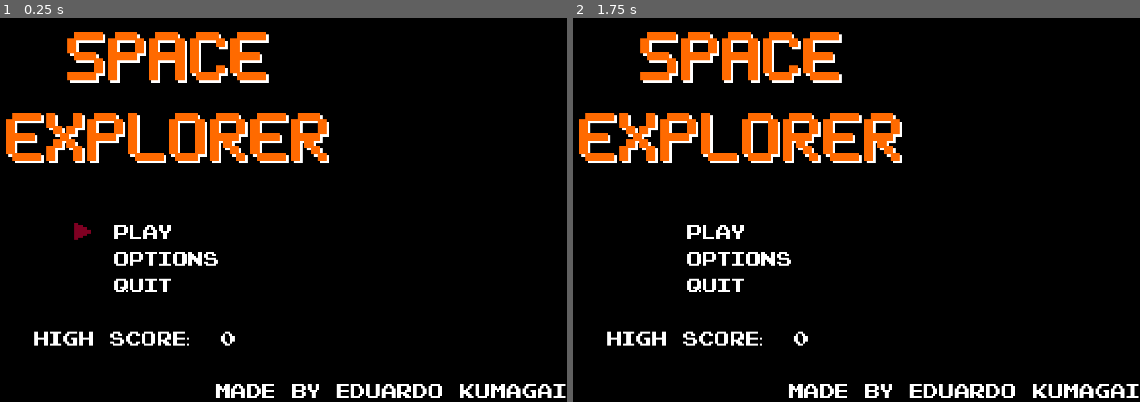
Above: before the commit, frames 1-2 (left to right).
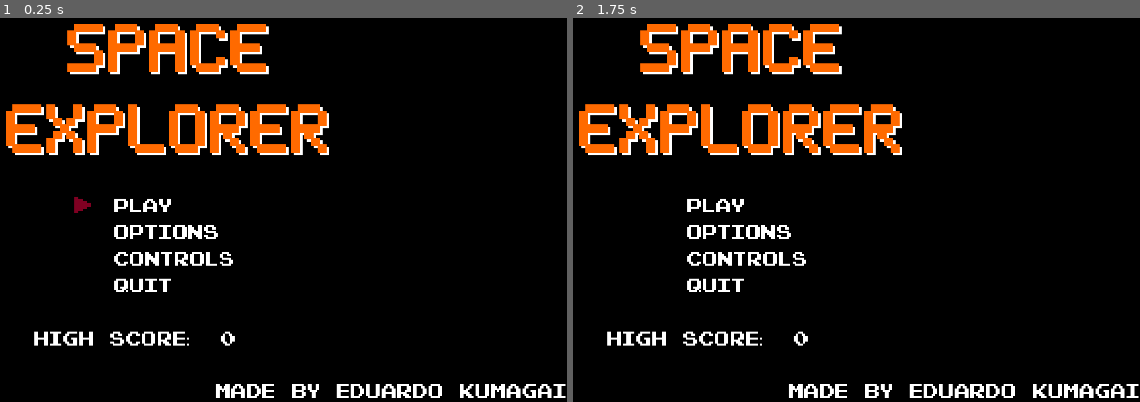
Above: after the commit, the same moments.

Repository: ekumagair/Space-Explorer-Godot
Game: Godot game, scene res://Scenes/MainMenu.tscn
Same seed, same stepped clock (60 frames per second), same inputs: the game is played once before the commit and once after it. Sound files missing from this copy of the repository are replaced by a short silence.
Inputs:
- Up to frame 1 (0.25 s): no input
- Up to frame 2 (1.75 s): tap Enter (ui_accept) at 0.5, 0.8, 1.25, 1.35 s; hold Right (WalkRight) from 0.53 s (still down); tap Z (Fire) at 0.6 s; tap X (Jump) at 0.77, 1.52 s; tap Delete (ui_text_delete) at 1.55 s

The runs differ from the first frame. In frame 1, 9.0% of the frame differs, in the area x 1-59%, y 1-65%; in frame 2, 8.9%.

Commit message:
Pause and controls menu
Game can be paused. Controls can be viewed on the main menu. The player can press Esc while the game is paused to quit to the main menu.

Diff:
--- a/Prefabs/Canvas.tscn
+++ b/Prefabs/Canvas.tscn
@@ -109,6 +109,27 @@
 text = "1"
 vertical_alignment = 1
 
+[node name="PauseText" type="Label" parent="Control"]
+layout_mode = 1
+anchors_preset = 8
+anchor_left = 0.5
+anchor_top = 0.5
+anchor_right = 0.5
+anchor_bottom = 0.5
+offset_left = -128.0
+offset_top = -64.0
+offset_right = 128.0
+offset_bottom = 64.0
+grow_horizontal = 2
+grow_vertical = 2
+size_flags_horizontal = 0
+size_flags_vertical = 0
+theme_override_fonts/font = ExtResource("2_qwg52")
+theme_override_font_sizes/font_size = 48
+text = "PAUSED"
+horizontal_alignment = 1
+vertical_alignment = 1
+
 [node name="HpContainer" type="HBoxContainer" parent="Control"]
 layout_mode = 0
 offset_left = 208.0
--- a/Prefabs/MenuButton.tscn
+++ b/Prefabs/MenuButton.tscn
@@ -1,9 +1,10 @@
-[gd_scene load_steps=10 format=3 uid="uid://ciqokxs6mt5ig"]
+[gd_scene load_steps=11 format=3 uid="uid://ciqokxs6mt5ig"]
 
 [ext_resource type="FontFile" uid="uid://d1kywbr0fhlr4" path="res://Fonts/Pixel_NES.otf" id="1_4iwnf"]
 [ext_resource type="AudioStream" uid="uid://cf86cda5aeplb" path="res://Audio/ButtonPress.wav" id="2_o18hg"]
 [ext_resource type="Script" path="res://Scripts/MenuButtonScript.gd" id="2_qiu4w"]
 [ext_resource type="AudioStream" uid="uid://bhbf68g5u2ce" path="res://Audio/ButtonSelect.wav" id="3_nvk50"]
+[ext_resource type="AudioStream" uid="uid://b26t5sp4gp0rm" path="res://Audio/Deny.wav" id="5_h3oor"]
 
 [sub_resource type="StyleBoxEmpty" id="StyleBoxEmpty_ysb8q"]
 
@@ -44,4 +45,8 @@
 stream = ExtResource("2_o18hg")
 volume_db = -4.0
 
+[node name="SoundDeny" type="AudioStreamPlayer" parent="."]
+stream = ExtResource("5_h3oor")
+volume_db = -4.0
+
 [connection signal="focus_entered" from="." to="." method="_on_focus_entered"]
--- /dev/null
+++ b/Prefabs/Pause.tscn
@@ -0,0 +1,11 @@
+[gd_scene load_steps=3 format=3 uid="uid://1aj20w8p5xbv"]
+
+[ext_resource type="Script" path="res://Scripts/Pause.gd" id="1_p42o5"]
+[ext_resource type="AudioStream" uid="uid://dml3ax8b7k5ub" path="res://Audio/Pause.wav" id="2_fhsq5"]
+
+[node name="Pause" type="Node"]
+script = ExtResource("1_p42o5")
+
+[node name="Sound" type="AudioStreamPlayer" parent="."]
+stream = ExtResource("2_fhsq5")
+volume_db = -6.0
--- a/Scenes/Level0.tscn
+++ b/Scenes/Level0.tscn
@@ -7,6 +7,7 @@
 [ext_resource type="PackedScene" uid="uid://c7u643asymeti" path="res://Prefabs/Canvas.tscn" id="4_wlnhk"]
 [ext_resource type="PackedScene" uid="uid://33fio3syypdc" path="res://Prefabs/Background.tscn" id="5_k3o5c"]
 [ext_resource type="PackedScene" uid="uid://dxm28lsttm81m" path="res://Prefabs/Music.tscn" id="7_hb7ra"]
+[ext_resource type="PackedScene" uid="uid://1aj20w8p5xbv" path="res://Prefabs/Pause.tscn" id="8_3u3bm"]
 
 [node name="Level0" type="Node2D"]
 
@@ -30,6 +31,8 @@
 
 [node name="Music" parent="." instance=ExtResource("7_hb7ra")]
 
+[node name="Pause" parent="." instance=ExtResource("8_3u3bm")]
+
 [node name="Group - Items" type="Node2D" parent="."]
 
 [node name="Group - Enemies" type="Node2D" parent="."]
--- a/Scenes/Level1.tscn
+++ b/Scenes/Level1.tscn
@@ -9,6 +9,7 @@
 [ext_resource type="PackedScene" uid="uid://chq10t7eujk2b" path="res://Prefabs/CrystalYellow.tscn" id="6_s2ift"]
 [ext_resource type="PackedScene" uid="uid://dxm28lsttm81m" path="res://Prefabs/Music.tscn" id="7_gf526"]
 [ext_resource type="PackedScene" uid="uid://ndippmcrrah6" path="res://Prefabs/Enemies/Slime.tscn" id="8_5k6jv"]
+[ext_resource type="PackedScene" uid="uid://1aj20w8p5xbv" path="res://Prefabs/Pause.tscn" id="8_32vx7"]
 [ext_resource type="PackedScene" uid="uid://d1idgvaxfs6kh" path="res://Prefabs/CrystalOrange.tscn" id="8_bxqdg"]
 [ext_resource type="PackedScene" uid="uid://bh12rm5m0tjph" path="res://Prefabs/ItemHealth.tscn" id="9_ms82d"]
 [ext_resource type="PackedScene" uid="uid://02s10kmad6rg" path="res://Prefabs/Enemies/SlimeFast.tscn" id="11_6rnsv"]
@@ -55,6 +56,8 @@
 
 [node name="Music" parent="." instance=ExtResource("7_gf526")]
 
+[node name="Pause" parent="." instance=ExtResource("8_32vx7")]
+
 [node name="Group - Items" type="Node2D" parent="."]
 
 [node name="CrystalYellow" parent="Group - Items" instance=ExtResource("6_s2ift")]
--- a/Scenes/Level2.tscn
+++ b/Scenes/Level2.tscn
@@ -11,6 +11,7 @@
 [ext_resource type="PackedScene" uid="uid://chq10t7eujk2b" path="res://Prefabs/CrystalYellow.tscn" id="7_l8nk7"]
 [ext_resource type="PackedScene" uid="uid://d1idgvaxfs6kh" path="res://Prefabs/CrystalOrange.tscn" id="8_7j64d"]
 [ext_resource type="PackedScene" uid="uid://ndippmcrrah6" path="res://Prefabs/Enemies/Slime.tscn" id="8_yg3vn"]
+[ext_resource type="PackedScene" uid="uid://1aj20w8p5xbv" path="res://Prefabs/Pause.tscn" id="9_u4pij"]
 [ext_resource type="PackedScene" uid="uid://0iqv0m1pg728" path="res://Prefabs/WeaponUpgrade.tscn" id="9_uokek"]
 [ext_resource type="PackedScene" uid="uid://h2q5gdqvhtjm" path="res://Prefabs/Enemies/Monster.tscn" id="10_7npa4"]
 [ext_resource type="PackedScene" uid="uid://dhkmbd6on1fsa" path="res://Prefabs/CrystalRed.tscn" id="10_hvpgy"]
@@ -43,6 +44,8 @@
 [node name="Music" parent="." instance=ExtResource("7_2uly8")]
 stream = ExtResource("7_54mod")
 
+[node name="Pause" parent="." instance=ExtResource("9_u4pij")]
+
 [node name="Group - Items" type="Node2D" parent="."]
 
 [node name="CrystalYellow" parent="Group - Items" instance=ExtResource("7_l8nk7")]
@@ -278,6 +281,10 @@
 [node name="Slime11" parent="Group - Enemies" instance=ExtResource("8_yg3vn")]
 position = Vector2(2744, 40)
 
+[node name="Slime12" parent="Group - Enemies" instance=ExtResource("8_yg3vn")]
+position = Vector2(2040, 40)
+appearOnDifficulty = Array[bool]([false, true])
+
 [node name="Monster" parent="Group - Enemies" instance=ExtResource("10_7npa4")]
 position = Vector2(400, 72)
 
--- a/Scenes/Level3.tscn
+++ b/Scenes/Level3.tscn
@@ -11,6 +11,7 @@
 [ext_resource type="PackedScene" uid="uid://chq10t7eujk2b" path="res://Prefabs/CrystalYellow.tscn" id="7_ehiyq"]
 [ext_resource type="PackedScene" uid="uid://dxm28lsttm81m" path="res://Prefabs/Music.tscn" id="7_peynv"]
 [ext_resource type="PackedScene" uid="uid://d1idgvaxfs6kh" path="res://Prefabs/CrystalOrange.tscn" id="8_llj5f"]
+[ext_resource type="PackedScene" uid="uid://1aj20w8p5xbv" path="res://Prefabs/Pause.tscn" id="9_ejain"]
 [ext_resource type="PackedScene" uid="uid://dhkmbd6on1fsa" path="res://Prefabs/CrystalRed.tscn" id="9_sveba"]
 [ext_resource type="PackedScene" uid="uid://caqtndblw1vmg" path="res://Prefabs/FinishFlag.tscn" id="10_2pxqc"]
 [ext_resource type="PackedScene" uid="uid://bh12rm5m0tjph" path="res://Prefabs/ItemHealth.tscn" id="10_kir7k"]
@@ -46,6 +47,8 @@
 [node name="Music" parent="." instance=ExtResource("7_peynv")]
 stream = ExtResource("7_6ow7m")
 
+[node name="Pause" parent="." instance=ExtResource("9_ejain")]
+
 [node name="Group - Items" type="Node2D" parent="."]
 
 [node name="CrystalYellow" parent="Group - Items" instance=ExtResource("7_ehiyq")]
--- a/Scenes/Level4.tscn
+++ b/Scenes/Level4.tscn
@@ -9,6 +9,7 @@
 [ext_resource type="PackedScene" uid="uid://ndippmcrrah6" path="res://Prefabs/Enemies/Slime.tscn" id="7_ju635"]
 [ext_resource type="PackedScene" uid="uid://chq10t7eujk2b" path="res://Prefabs/CrystalYellow.tscn" id="7_m836a"]
 [ext_resource type="PackedScene" uid="uid://dxm28lsttm81m" path="res://Prefabs/Music.tscn" id="7_taun7"]
+[ext_resource type="PackedScene" uid="uid://1aj20w8p5xbv" path="res://Prefabs/Pause.tscn" id="8_2if2n"]
 [ext_resource type="PackedScene" uid="uid://0iqv0m1pg728" path="res://Prefabs/WeaponUpgrade.tscn" id="8_dfmem"]
 [ext_resource type="PackedScene" uid="uid://g30xpf7iegi1" path="res://Prefabs/Enemies/Ship.tscn" id="8_gwfd3"]
 [ext_resource type="PackedScene" uid="uid://d1idgvaxfs6kh" path="res://Prefabs/CrystalOrange.tscn" id="8_pahrg"]
@@ -42,6 +43,8 @@
 
 [node name="Music" parent="." instance=ExtResource("7_taun7")]
 
+[node name="Pause" parent="." instance=ExtResource("8_2if2n")]
+
 [node name="Group - Items" type="Node2D" parent="."]
 
 [node name="CrystalYellow" parent="Group - Items" instance=ExtResource("7_m836a")]
--- a/Scenes/Level5.tscn
+++ b/Scenes/Level5.tscn
@@ -12,6 +12,7 @@
 [ext_resource type="PackedScene" uid="uid://h2q5gdqvhtjm" path="res://Prefabs/Enemies/Monster.tscn" id="7_w2csv"]
 [ext_resource type="PackedScene" uid="uid://chq10t7eujk2b" path="res://Prefabs/CrystalYellow.tscn" id="8_f1708"]
 [ext_resource type="PackedScene" uid="uid://caqtndblw1vmg" path="res://Prefabs/FinishFlag.tscn" id="8_hllqd"]
+[ext_resource type="PackedScene" uid="uid://1aj20w8p5xbv" path="res://Prefabs/Pause.tscn" id="9_8vmh4"]
 [ext_resource type="PackedScene" uid="uid://dhkmbd6on1fsa" path="res://Prefabs/CrystalRed.tscn" id="9_f51rl"]
 [ext_resource type="PackedScene" uid="uid://02s10kmad6rg" path="res://Prefabs/Enemies/SlimeFast.tscn" id="10_1dqoi"]
 [ext_resource type="PackedScene" uid="uid://0iqv0m1pg728" path="res://Prefabs/WeaponUpgrade.tscn" id="10_2dflc"]
@@ -48,6 +49,8 @@
 [node name="Music" parent="." instance=ExtResource("7_3im40")]
 stream = ExtResource("7_ocf7w")
 
+[node name="Pause" parent="." instance=ExtResource("9_8vmh4")]
+
 [node name="Group - Items" type="Node2D" parent="."]
 
 [node name="CrystalOrange" parent="Group - Items" instance=ExtResource("7_e0ihh")]
--- a/Scenes/Level6.tscn
+++ b/Scenes/Level6.tscn
@@ -9,6 +9,7 @@
 [ext_resource type="PackedScene" uid="uid://0iqv0m1pg728" path="res://Prefabs/WeaponUpgrade.tscn" id="7_4y77u"]
 [ext_resource type="AudioStream" uid="uid://dte5fc2pnqf2x" path="res://Audio/Music/MusicBoss.wav" id="7_conq5"]
 [ext_resource type="PackedScene" uid="uid://dxm28lsttm81m" path="res://Prefabs/Music.tscn" id="7_om6pj"]
+[ext_resource type="PackedScene" uid="uid://1aj20w8p5xbv" path="res://Prefabs/Pause.tscn" id="9_umu31"]
 [ext_resource type="PackedScene" uid="uid://ccmovifvlloxg" path="res://Prefabs/Enemies/Jellyfish.tscn" id="10_sbpoi"]
 
 [node name="Level6" type="Node2D"]
@@ -36,6 +37,8 @@
 [node name="Music" parent="." instance=ExtResource("7_om6pj")]
 stream = ExtResource("7_conq5")
 
+[node name="Pause" parent="." instance=ExtResource("9_umu31")]
+
 [node name="Group - Items" type="Node2D" parent="."]
 
 [node name="WeaponUpgrade" parent="Group - Items" instance=ExtResource("7_4y77u")]
--- a/Scenes/MainMenu.tscn
+++ b/Scenes/MainMenu.tscn
@@ -7,6 +7,7 @@
 [ext_resource type="Script" path="res://Scripts/OptionButton.gd" id="4_pcmtk"]
 [ext_resource type="FontFile" uid="uid://d1kywbr0fhlr4" path="res://Fonts/Pixel_NES.otf" id="4_pjal1"]
 [ext_resource type="PackedScene" uid="uid://xxgg65u6crkj" path="res://Prefabs/CheatCode.tscn" id="7_gvxv8"]
+[ext_resource type="AudioStream" uid="uid://c872qp5jhqooc" path="res://Audio/EnemyDefeat.wav" id="8_nnkmx"]
 
 [sub_resource type="InputEventKey" id="InputEventKey_d7xlq"]
 pressed = true
@@ -44,8 +45,8 @@
 grow_vertical = 2
 script = ExtResource("1_178g5")
 cursorRect = NodePath("ArrowRect")
-contentPages = [NodePath("MainSelection"), NodePath("Options")]
-defaultButton = [NodePath("MainSelection/ButtonPlay"), NodePath("Options/ButtonBack")]
+contentPages = [NodePath("MainSelection"), NodePath("Options"), NodePath("Controls")]
+defaultButton = [NodePath("MainSelection/ButtonPlay"), NodePath("Options/ButtonBack"), NodePath("Controls/ButtonBack")]
 optionVolume = NodePath("Options/ButtonVolume")
 optionDifficulty = NodePath("Options/ButtonDifficulty")
 
@@ -64,9 +65,9 @@
 anchor_left = 0.5
 anchor_right = 0.5
 offset_left = -194.5
-offset_top = 190.0
+offset_top = 170.0
 offset_right = 194.5
-offset_bottom = 348.0
+offset_bottom = 328.0
 grow_horizontal = 2
 scale = Vector2(2, 2)
 pivot_offset = Vector2(194.5, 0)
@@ -75,9 +76,9 @@
 [node name="ArrowRect" type="TextureRect" parent="."]
 layout_mode = 0
 offset_left = 736.0
-offset_top = 648.0
+offset_top = 584.0
 offset_right = 776.0
-offset_bottom = 688.0
+offset_bottom = 624.0
 pivot_offset = Vector2(0, 20)
 texture = ExtResource("4_l25v5")
 
@@ -91,9 +92,9 @@
 anchor_right = 0.5
 anchor_bottom = 0.5
 offset_left = -128.0
-offset_top = 100.0
+offset_top = 36.0
 offset_right = 896.0
-offset_bottom = 356.0
+offset_bottom = 292.0
 grow_horizontal = 2
 grow_vertical = 2
 
@@ -103,6 +104,10 @@
 [node name="ButtonOptions" parent="MainSelection" instance=ExtResource("2_pg8rb")]
 layout_mode = 2
 text = "OPTIONS"
+
+[node name="ButtonControls" parent="MainSelection" instance=ExtResource("2_pg8rb")]
+layout_mode = 2
+text = "CONTROLS"
 
 [node name="ButtonQuit" parent="MainSelection" instance=ExtResource("2_pg8rb")]
 layout_mode = 2
@@ -117,9 +122,9 @@
 anchor_right = 0.5
 anchor_bottom = 0.5
 offset_left = -128.0
-offset_top = 100.0
+offset_top = 36.0
 offset_right = 896.0
-offset_bottom = 356.0
+offset_bottom = 292.0
 grow_horizontal = 2
 grow_vertical = 2
 metadata/_edit_group_ = true
@@ -192,6 +197,57 @@
 text = "NORMAL"
 vertical_alignment = 1
 
+[node name="Controls" type="VBoxContainer" parent="."]
+visible = false
+clip_contents = true
+layout_mode = 1
+anchors_preset = 8
+anchor_left = 0.5
+anchor_top = 0.5
+anchor_right = 0.5
+anchor_bottom = 0.5
+offset_left = -128.0
+offset_top = 36.0
+offset_right = 896.0
+offset_bottom = 292.0
+grow_horizontal = 2
+grow_vertical = 2
+metadata/_edit_group_ = true
+
+[node name="ButtonBack" parent="Controls" instance=ExtResource("2_pg8rb")]
+layout_mode = 2
+text = "BACK"
+
+[node name="ControlLine1" type="Label" parent="Controls"]
+layout_mode = 2
+size_flags_horizontal = 0
+size_flags_vertical = 0
+theme_override_colors/font_color = Color(0.705882, 0.705882, 0.705882, 1)
+theme_override_fonts/font = ExtResource("4_pjal1")
+theme_override_font_sizes/font_size = 48
+text = "JUMP = X / SHOOT = Z"
+vertical_alignment = 1
+
+[node name="ControlLine2" type="Label" parent="Controls"]
+layout_mode = 2
+size_flags_horizontal = 0
+size_flags_vertical = 0
+theme_override_colors/font_color = Color(0.705882, 0.705882, 0.705882, 1)
+theme_override_fonts/font = ExtResource("4_pjal1")
+theme_override_font_sizes/font_size = 48
+text = "MOVE = ARROW KEYS"
+vertical_alignment = 1
+
+[node name="ControlLine3" type="Label" parent="Controls"]
+layout_mode = 2
+size_flags_horizontal = 0
+size_flags_vertical = 0
+theme_override_colors/font_color = Color(0.705882, 0.705882, 0.705882, 1)
+theme_override_fonts/font = ExtResource("4_pjal1")
+theme_override_font_sizes/font_size = 48
+text = "PAUSE = ENTER KEY"
+vertical_alignment = 1
+
 [node name="Credits" type="Label" parent="."]
 layout_mode = 1
 anchors_preset = 3
@@ -254,7 +310,13 @@
 [node name="CheatCodeLives" parent="." instance=ExtResource("7_gvxv8")]
 code = Array[InputEventKey]([SubResource("InputEventKey_d7xlq"), SubResource("InputEventKey_d7xlq"), SubResource("Input …(270 unchanged characters)…
 
+[node name="DeleteSound" type="AudioStreamPlayer" parent="."]
+stream = ExtResource("8_nnkmx")
+volume_db = -4.0
+
 [connection signal="pressed" from="MainSelection/ButtonPlay" to="." method="_on_button_play_pressed"]
 [connection signal="pressed" from="MainSelection/ButtonOptions" to="." method="_on_button_options_pressed"]
+[connection signal="pressed" from="MainSelection/ButtonControls" to="." method="_on_button_controls_pressed"]
 [connection signal="pressed" from="MainSelection/ButtonQuit" to="." method="_on_button_quit_pressed"]
 [connection signal="pressed" from="Options/ButtonBack" to="." method="_on_button_options_back"]
+[connection signal="pressed" from="Controls/ButtonBack" to="." method="_on_button_options_back"]
--- a/Scenes/TestScene.tscn
+++ b/Scenes/TestScene.tscn
@@ -18,6 +18,7 @@
 [ext_resource type="PackedScene" uid="uid://g30xpf7iegi1" path="res://Prefabs/Enemies/Ship.tscn" id="15_s5mmp"]
 [ext_resource type="PackedScene" uid="uid://bhbutxbjgdcm4" path="res://Prefabs/ExplosionEffectRoot.tscn" id="16_00s37"]
 [ext_resource type="PackedScene" uid="uid://eedoyvdkb1ek" path="res://Prefabs/WorldScoreText.tscn" id="18_6h5a3"]
+[ext_resource type="PackedScene" uid="uid://1aj20w8p5xbv" path="res://Prefabs/Pause.tscn" id="19_lofsg"]
 
 [node name="TestScene" type="Node2D"]
 
@@ -62,6 +63,7 @@
 collision_layer = 1
 
 [node name="Canvas" parent="." instance=ExtResource("6_b1jor")]
+visible = false
 follow_viewport_scale = 0.001
 
 [node name="WorldScoreText" parent="Canvas/Control" index="6" instance=ExtResource("18_6h5a3")]
@@ -143,5 +145,7 @@
 [node name="ExplosionEffectRoot" parent="." instance=ExtResource("16_00s37")]
 position = Vector2(160, 32)
 
+[node name="Pause" parent="." instance=ExtResource("19_lofsg")]
+
 [editable path="Canvas"]
 [editable path="Cannon2"]
--- a/Scripts/Global.gd
+++ b/Scripts/Global.gd
@@ -10,6 +10,7 @@
 var enemySpeedMultiplier : float = 1.0
 var bottomY : int = 220
 var finishedLevel : bool = false
+var playerDied : bool = false
 var hasCheckpoint : bool = false
 var checkpointPos : Vector2
 var masterVolume : int = 80
@@ -35,10 +36,14 @@
 				get_tree().root.get_children()[i].queue_free()
 
 func restart_scene():
+	playerDied = false
+	get_tree().paused = false
 	delete_created_objects()
 	get_tree().reload_current_scene()
 
 func go_to_level(number):
+	playerDied = false
+	finishedLevel = false
 	level = number
 	save_high_score()
 	delete_created_objects()
@@ -63,6 +68,7 @@
 	get_tree().change_scene_to_file("res://Scenes/MainMenu.tscn")
 
 func win_game(delay):
+	get_tree().paused = false
 	save_high_score()
 
 	await get_tree().create_timer(5 if delay else 0).timeout
--- a/Scripts/HUD.gd
+++ b/Scripts/HUD.gd
@@ -3,8 +3,11 @@
 @onready var scoreNumber = %ScoreNumber
 @onready var levelNumber = %LevelNumber
 @onready var livesNumber = %LivesNumber
+@onready var pauseText = $Control/PauseText
 
 func _on_ready():
+	process_mode = Node.PROCESS_MODE_ALWAYS
+	pauseText.hide()
 	set_hud_text()
 	global.hudControlReference = $Control
 	self.visible = true
@@ -16,3 +19,8 @@
 	scoreNumber.text = str(global.score)
 	levelNumber.text = str(global.level)
 	livesNumber.text = str(global.lives)
+
+	if get_tree().paused == true:
+		pauseText.show()
+	else:
+		pauseText.hide()
--- a/Scripts/HealthComponent.gd
+++ b/Scripts/HealthComponent.gd
@@ -100,6 +100,7 @@
 
 func player_death():
 	global.save_high_score()
+	global.playerDied = true
 
 	await get_tree().create_timer(3).timeout
 
--- a/Scripts/Menu.gd
+++ b/Scripts/Menu.gd
@@ -6,11 +6,20 @@
 @export var optionVolume : GameOptionButton
 @export var optionDifficulty : GameOptionButton
 
-enum MENU_BUTTON_ACTION { START_GAME, OPTIONS, QUIT }
+enum MENU_BUTTON_ACTION { START_GAME, OPTIONS, CONTROLS, QUIT }
+
+var deleteTimer : float = 0
+var selectAnim : bool = false
 
 func _ready():
+	get_tree().paused = false
 	savedata.load_game()
 	$HighScoreValue.text = str(global.highScore)
+
+	optionDifficulty.value = global.difficulty
+	selectAnim = false
+	global.playerDied = false
+	global.finishedLevel = false
 
 	if optionVolume != null:
 		optionVolume.value = global.masterVolume
@@ -21,15 +30,40 @@
 	if get_viewport().gui_get_focus_owner() != null:
 		cursorRect.global_position.y = get_viewport().gui_get_focus_owner().global_position.y + 10
 
+	# Volume
 	if optionVolume != null:
 		AudioServer.set_bus_volume_db(AudioServer.get_bus_index("Master"), linear_to_db(float(global.masterVolume) / 100.0))
 		optionVolume.set_value_text()
+		global.masterVolume = optionVolume.value
 
+	# Difficulty
 	if optionDifficulty != null:
 		global.difficulty = optionDifficulty.value
 		optionDifficulty.set_value_text()
 
-	global.masterVolume = optionVolume.value
+	# Delete
+	if Input.is_action_pressed("ui_text_delete") and selectAnim == false:
+		deleteTimer += delta
+
+		if deleteTimer > 3:
+			global.difficulty = 0
+			global.unlockedDifficulty = 0
+			global.level = 1
+			global.score = 0
+			global.highScore = 0
+			optionDifficulty.value = 0
+
+			savedata.save_game()
+			deleteTimer = 0
+
+			$HighScoreValue.text = str(global.highScore)
+			$DeleteSound.play()
+	else:
+		deleteTimer = 0
+
+	# Quit game
+	if Input.is_action_just_pressed("ui_cancel"):
+		get_tree().quit()
 
 func _on_button_play_pressed():
 	cursor_animation(MENU_BUTTON_ACTION.START_GAME, true)
@@ -38,6 +72,10 @@
 func _on_button_options_pressed():
 	$MainSelection/ButtonOptions/SoundPress.play()
 	go_to_page(1)
+
+func _on_button_controls_pressed():
+	$MainSelection/ButtonControls/SoundPress.play()
+	go_to_page(2)
 
 func _on_button_quit_pressed():
 	cursor_animation(MENU_BUTTON_ACTION.QUIT, true)
@@ -49,6 +87,7 @@
 
 func cursor_animation(action : MENU_BUTTON_ACTION, flashCursor : bool):
 	get_viewport().gui_get_focus_owner().release_focus()
+	selectAnim = true
 	cursorRect.show()
 
 	if flashCursor == true:
@@ -57,6 +96,8 @@
 			await get_tree().create_timer(0.1).timeout
 			cursorRect.show()
 			await get_tree().create_timer(0.1).timeout
+
+	selectAnim = false
 
 	if action == MENU_BUTTON_ACTION.START_GAME:
 		#get_tree().change_scene_to_file("res://Scenes/TestScene.tscn")
--- a/Scripts/MenuButtonScript.gd
+++ b/Scripts/MenuButtonScript.gd
@@ -4,6 +4,8 @@
 @export var playSelectSoundOnStart : bool = false
 
 @onready var soundSelect = $SoundSelect
+@onready var soundPress = $SoundPress
+@onready var soundDeny = $SoundDeny
 
 func _on_focus_entered():
 	if  Time.get_ticks_msec() > 1000 or playSelectSoundOnStart == true:
--- a/Scripts/OptionButton.gd
+++ b/Scripts/OptionButton.gd
@@ -21,22 +21,33 @@
 
 	if get_viewport().gui_get_focus_owner() != null:
 		if get_viewport().gui_get_focus_owner() == self:
-			if Input.is_action_just_pressed("ui_left") and value > valueMin:
+			if Input.is_action_just_pressed("ui_left"):
 				change_value(-valueIncrement)
 
-			if Input.is_action_just_pressed("ui_right") and value < valueMax:
+			if Input.is_action_just_pressed("ui_right"):
 				change_value(valueIncrement)
 
 func change_value(increment : int):
-	value += increment
-	soundSelect.play()
-	set_value_text()
+	var canIncrement : bool = false
+
+	if increment > 0 and value < valueMax:
+		canIncrement = true
+
+	if increment < 0 and value > valueMin:
+		canIncrement = true
+
+	if canIncrement == true:
+		value += increment
+		soundSelect.play()
+	else:
+		soundDeny.play()
 
 	if value < valueMin:
 		value = valueMin
 	if value > valueMax:
 		value = valueMax
 
+	set_value_text()
 	savedata.save_game()
 
 func set_value_text():
--- /dev/null
+++ b/Scripts/Pause.gd
@@ -0,0 +1,13 @@
+extends Node
+
+@onready var sound = $Sound
+
+func _ready():
+	process_mode = Node.PROCESS_MODE_ALWAYS
+
+func _input(event):
+	if event.is_action_pressed("Pause") and global.finishedLevel == false and global.playerDied == false:
+		sound.play()
+		get_tree().paused = !get_tree().paused
+	elif event.is_action_pressed("ui_cancel") and get_tree().paused == true:
+		global.go_to_main_menu()
--- a/Scripts/PlayerScript.gd
+++ b/Scripts/PlayerScript.gd
@@ -31,6 +31,7 @@
 	global.playerReference = self
 	global.playerHealth = healthScript
 	global.finishedLevel = false
+	global.playerDied = false
 	jumpTime = 0.0
 	freeze = false
 
--- a/Scripts/Shooter.gd
+++ b/Scripts/Shooter.gd
@@ -40,7 +40,7 @@
 
 func shoot_loop():
 	# Create the projectile.
-	if (visibilityNotifier.is_on_screen() or onlyFireOnScreen == false) and allowShot == true:
+	if (visibilityNotifier.is_on_screen() or onlyFireOnScreen == false) and allowShot == true and get_tree().paused == false:
 		var projectile = shotPath.instantiate()
 
 		if direction == Vector2.ZERO:
--- a/Scripts/Victory.gd
+++ b/Scripts/Victory.gd
@@ -17,5 +17,4 @@
 		end()
 
 func end():
-	print("difficulty = " + str(global.difficulty))
 	global.go_to_main_menu()
--- a/project.godot
+++ b/project.godot
@@ -54,6 +54,11 @@
 "events": [Object(InputEventKey,"resource_local_to_scene":false,"resource_name":"","device":0,"window_id":0,"alt_pressed":false,"shift_pressed":false,"ctrl_pressed":false,"meta_pressed":false,"pressed":false,"keycode":0,"physical_keycode":90,"key_label":0,"unicode":0,"echo":false,"script":null)
 ]
 }
+Pause={
+"deadzone": 0.5,
+"events": [Object(InputEventKey,"resource_local_to_scene":false,"resource_name":"","device":0,"window_id":0,"alt_pressed":false,"shift_pressed":false,"ctrl_pressed":false,"meta_pressed":false,"pressed":false,"keycode":0,"physical_keycode":4194309,"key_label":0,"unicode":0,"echo":false,"script":null)
+]
+}
 
 [layer_names]
 
Not shown, added: Audio/Deny.wav.import
Not shown, added: Audio/Pause.wav.import
Not shown: 1 places in Scenes/Level0.tscn that only renumber resources
Not shown: 1 places in Scenes/Level1.tscn that only renumber resources
Not shown: 1 places in Scenes/Level2.tscn that only renumber resources
Not shown: 1 places in Scenes/Level3.tscn that only renumber resources
Not shown: 1 places in Scenes/Level4.tscn that only renumber resources
Not shown: 1 places in Scenes/Level5.tscn that only renumber resources
Not shown: 1 places in Scenes/Level6.tscn that only renumber resources
Not shown: 1 places in Scenes/MainMenu.tscn that only renumber resources
Not shown: 1 places in Scenes/TestScene.tscn that only renumber resources
Binary file changed: Sprites/Slime1A.png
(and 3 more such lines)
